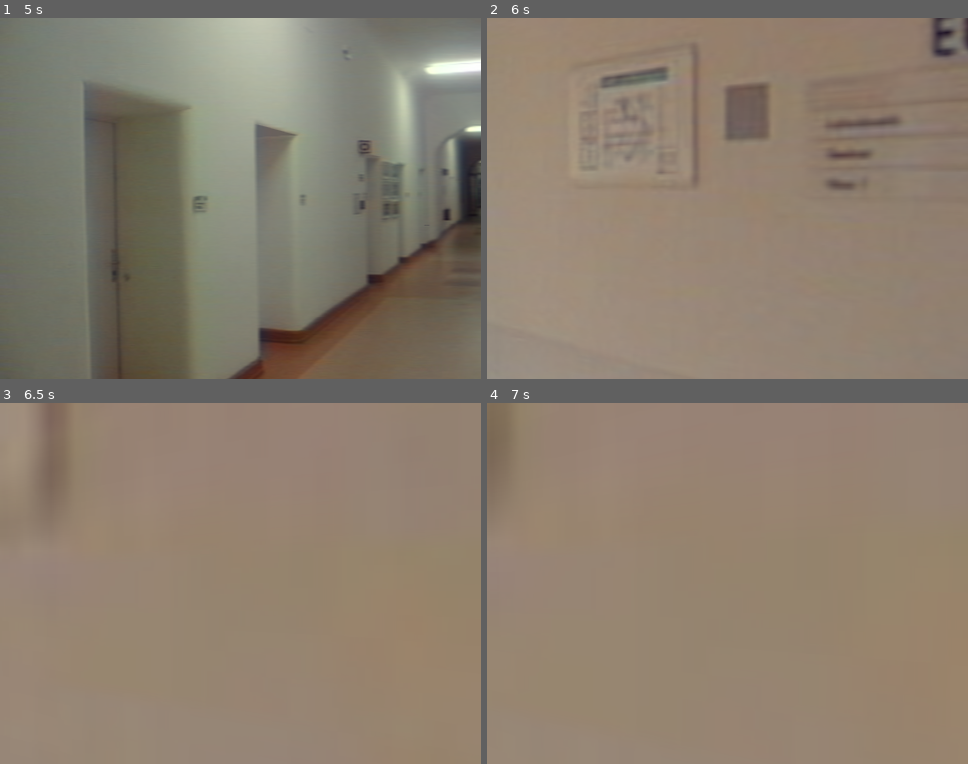
Above: before the commit, frames 1-4 (two rows, left to right).
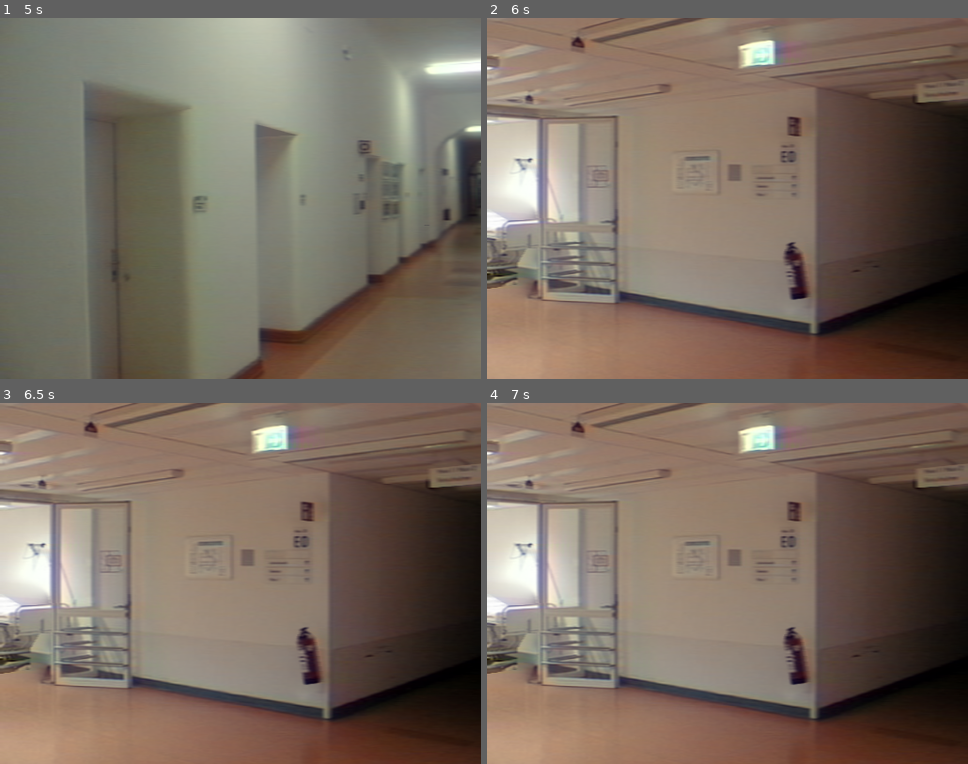
Above: after the commit, the same moments.

Repository: TheiaB/photo-course-game
Game: Godot game, scene res://scenes/matrjoschka.tscn
Same seed, same stepped clock (60 frames per second), same inputs: the game is played once before the commit and once after it. This scene is started directly instead of the project's main scene.
Inputs (mouse positions are in pixels of both pictures, inside the frame that each line leads up to):
- Up to frame 1 (5 s): click (452, 350) at 0.5 s; tap Enter at 1.25, 2.75, 4.25 s; move the mouse to (346, 180) at 1.27 s; hold . (multi_swipe_down_right) 1.28-2 s; hold Middle mouse button (multi_touch) 1.28-2 s; click (346, 180) at 1.42 s; tap Space (shuffle) at 2, 3.5 s; drag from (144, 216) to (216, 270) at 2.02 s; move the mouse to (288, 119) at 2.77 s; hold . (multi_swipe_down_right) 2.78-3.5 s; hold Mouse wheel up (pinch_outward) 2.78-3.5 s; click (288, 119) at 2.92 s; drag from (216, 270) to (96, 144) at 3.52 s; move the mouse to (384, 252) at 4.27 s; hold M (multi_swipe_down_left) from 4.28 s (still down); hold Right mouse button (twist) from 4.28 s (still down); click (384, 252) at 4.42 s
- Up to frame 2 (6 s): release M (multi_swipe_down_left) at 5 s; release Right mouse button (twist) at 5 s; tap Space (shuffle) at 5 s; drag from (583, 144) to (655, 108) at 5.02 s; move the mouse to (751, 198) at 5.77 s; hold , (multi_swipe_down) from 5.78 s (still down); hold Mouse wheel down (pinch_inward) from 5.78 s (still down); click (751, 198) at 5.92 s
- Up to frame 3 (6.5 s): keep holding , (multi_swipe_down); keep holding Mouse wheel down (pinch_inward)
- Up to frame 4 (7 s): release , (multi_swipe_down) at 6.5 s; release Mouse wheel down (pinch_inward) at 6.5 s; drag from (655, 493) to (631, 601) at 6.52 s

Frame 1 is identical in both runs. In frame 2, 55% of the frame differs, in the area x 0-100%, y 0-100%; in frame 3, 55%; in frame 4, 54%.

Commit message:
fixed little anim player limbo causing scene switch after reset bug

Diff:
--- a/scenes/matrjoschka.tscn
+++ b/scenes/matrjoschka.tscn
@@ -95,7 +95,7 @@
 script = ExtResource("1_4rj1d")
 scenes = Array[PackedScene]([ExtResource("2_l8au8"), ExtResource("3_kdtkg")])
 transition_duration = 2.0
-wait_until_reset_duration = 12.0
+wait_until_reset_duration = 3.0
 current_scene = NodePath("../scene-model")
 camera_interpolation = false
 
--- a/scripts/camera-rotation-matrjoschka.gd
+++ b/scripts/camera-rotation-matrjoschka.gd
@@ -193,11 +193,13 @@
 func user_clicked( here ):
 	print("click (start: "+str(mouse_start)+") end("+str(here)+")")
 	if(mouse_start == here and not (doubledragging)): # consider a click, rather than drag
+		# default ray hit
 		var space_state = get_world_3d().direct_space_state
 		var origin = camera.project_ray_origin(here)
 		var end = camera.project_position(here, 1000)
 		var query = PhysicsRayQueryParameters3D.create(origin, end)
 		var result = space_state.intersect_ray(query)
+		# if orb is hit, start scene transition
 		if(result.get("collider") != null) and transition_timer.is_stopped():
 			scene_int+=1
 			start_scene_transition()
@@ -233,6 +235,7 @@
 	# START TRANSITION
 	transition_timer.start()
 	interaction_timer.stop()
+	transition_anim_player.stop()
 	transition_anim_player.play('zoom_to_orb')
 
 func transition_camera():
